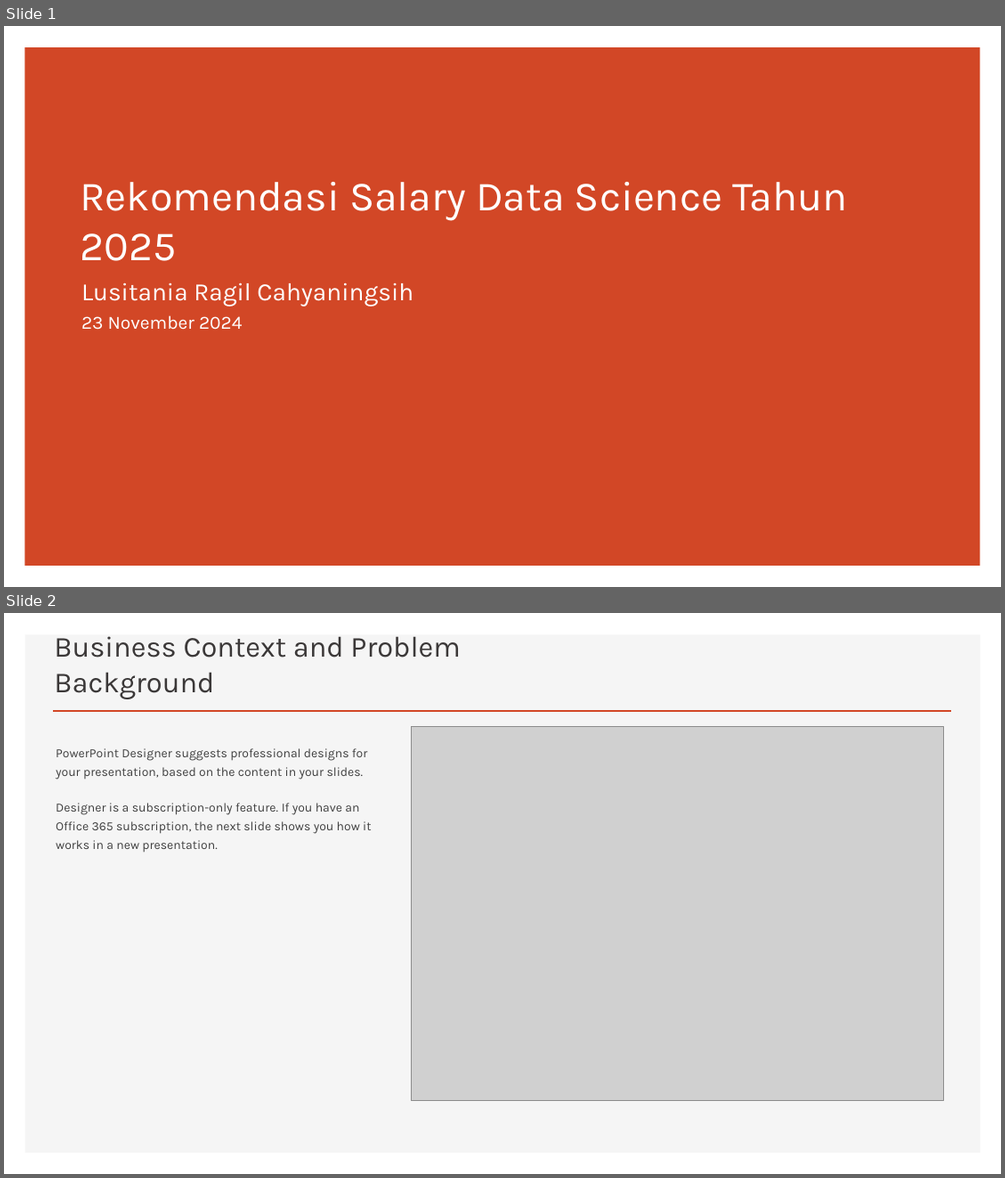
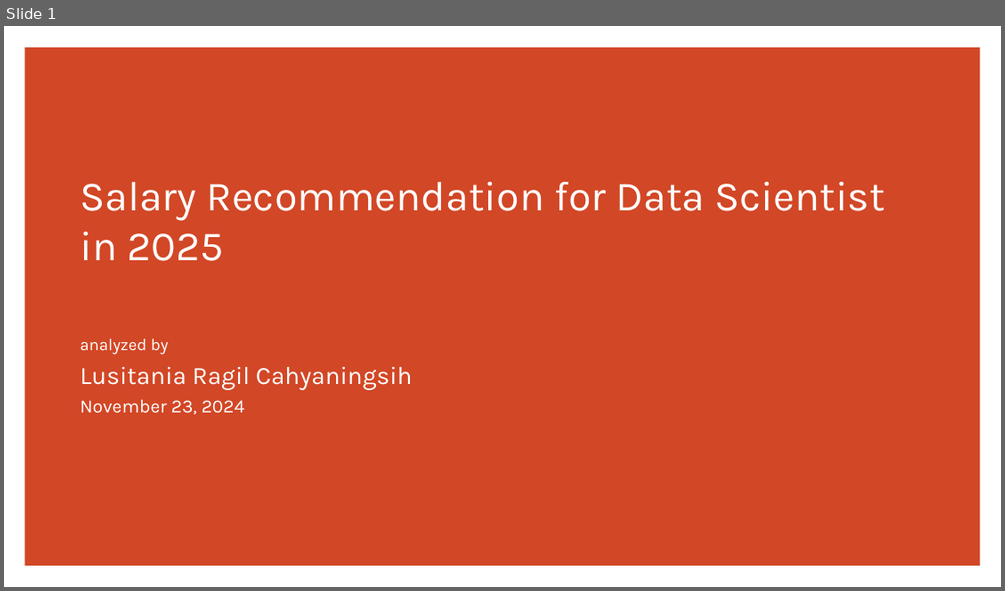
Before and after one commit to CODA-Assignment-Bay/p1-coda001-rmt-m2-lusitaniarc, a slide deck: P1M2_lusitania.pptx. Shown one above the other, each under a label of ours: slides 1 and 2 before the commit, slide 1 after it. The pictures are 1005x1178 and 1005x591 pixels, drawn with LibreOffice and Linux fonts; fonts in the diff are those of the drawing; grey boxes stand for pictures. Boxes give left, top, right and bottom in pixels: in the first picture for what was removed or moved away, otherwise in the second. Text is boxed around its words. In the diff, an @@ line names an element or a change of style, - is before the commit and + after.

```diff
--- a/P1M2_lusitania.pptx
+++ b/P1M2_lusitania.pptx
@@ slide 2 removed at (4,613,1001,1174), background #FFFFFF @@
@@ rectangle removed at (25,634,980,1153) @@
@@ title removed at (54,636,460,699) @@
-Business Context and Problem Background
@@ line removed from (53, 711) to (952, 711) @@
@@ picture removed at (411,726,943,1101) @@
@@ text removed at (56,748,371,852) @@
-PowerPoint Designer suggests professional designs for your presentation, based on the content in your slides.
-Designer is a subscription-only feature. If you have an Office 365 subscription, the next slide shows you how it works in a new presentation.
@@ slide 1 changed as well @@
@@ title at (80,182,885,261): text changed @@
-Rekomendasi Salary Data Science Tahun 2025
+Salary Recommendation for Data Scientist
+in 2025
@@ subtitle "analyzed by": place and size @@
-subtitle "analyzed by" at (81,282,413,329)
+subtitle "analyzed by" at (80,338,413,414)
@@ subtitle at (80,338,169,354): paragraph added @@
+analyzed by
@@ subtitle at (80,399,244,414): text changed @@
-23 November 2024
+November 23, 2024
```
Also in this commit, not shown: 13 slides added, 7 other slides removed, 3 other files.
